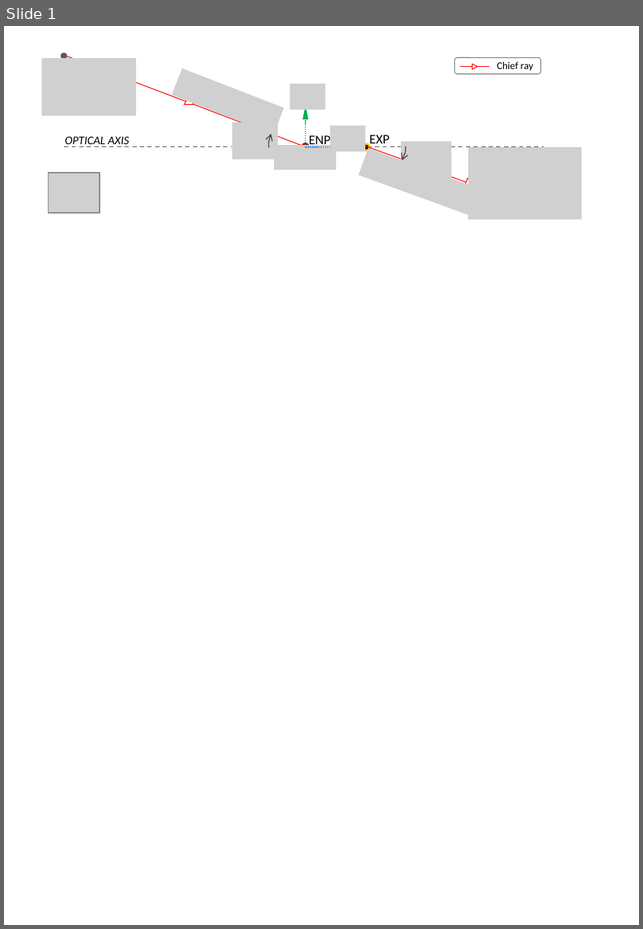
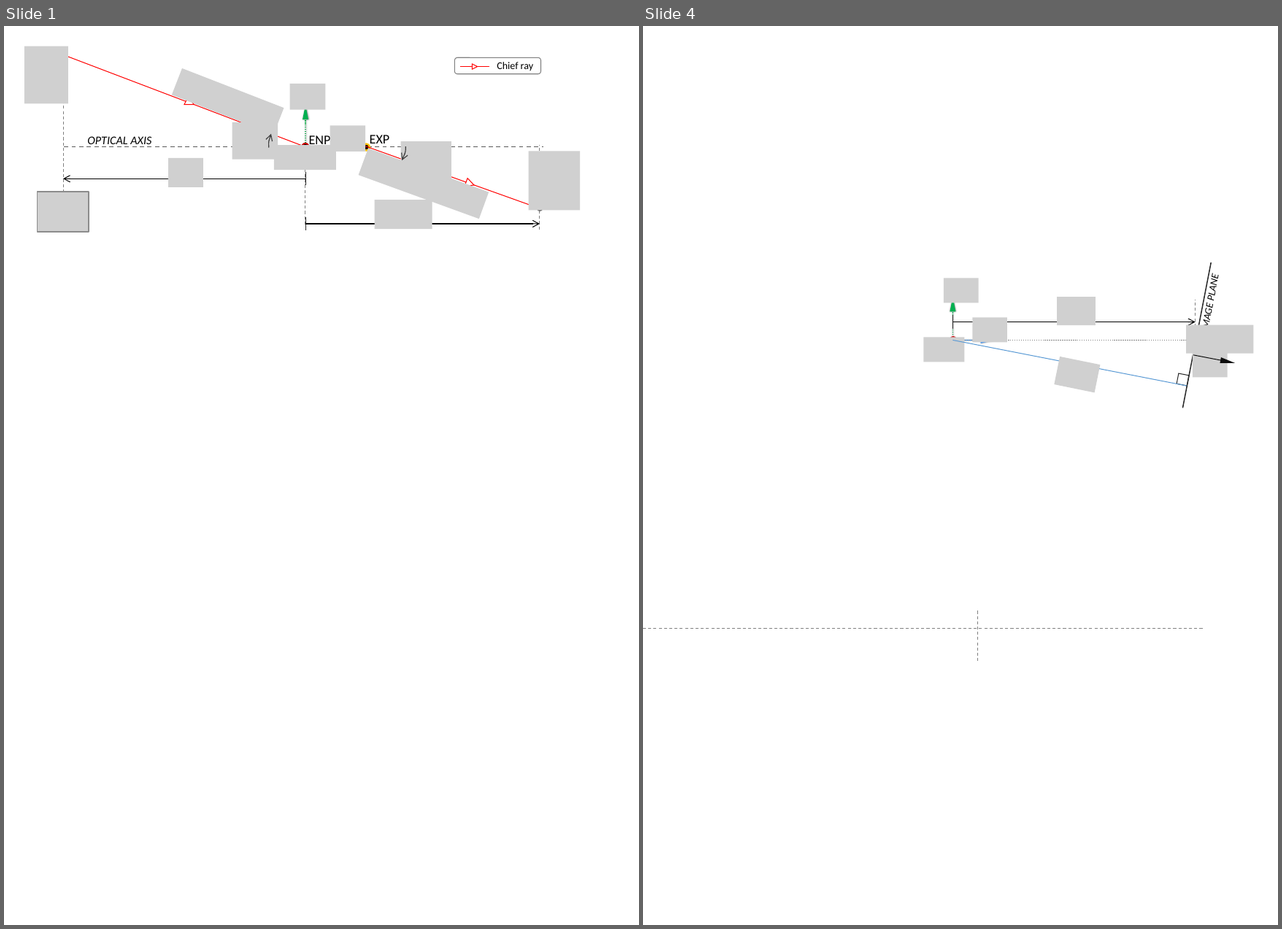
Before and after one commit to indranilsinharoy/phd-artifacts, a slide deck: chapters/chapter03_geometricmodel/figures/figures_PPT.pptx. Shown side by side, each under a label of ours: slide 1 before the commit, slides 1 and 4 after it; the slides between them are not shown. The pictures are 643x929 and 1282x929 pixels, drawn with LibreOffice and Linux fonts; fonts in the diff are those of the drawing; grey boxes stand for pictures. Boxes give left, top, right and bottom in pixels: in the first picture for what was removed or moved away, otherwise in the second. Text is boxed around its words. In the diff, an @@ line names an element or a change of style, - is before the commit and + after.

```diff
--- a/chapters/chapter03_geometricmodel/figures/figures_PPT.pptx
+++ b/chapters/chapter03_geometricmodel/figures/figures_PPT.pptx
@@ slide 4 added at bbox=[643, 26, 1278, 925], background #FFFFFF @@
@@ group added at bbox=[923, 263, 1254, 408]: 7 pictures, 5 lines, 4 arrows, 2 ellipses, 1 rectangle, 1 text @@
+IMAGE PLANE
@@ line added from (977, 661) to (977, 610), #808080 0.5 pt dashed @@
@@ line added from (643, 629) to (1204, 629), #808080 0.5 pt dashed @@
@@ slide 1 changed as well @@
@@ picture removed at bbox=[42, 58, 136, 115] @@
@@ text "OPTICAL AXIS": place and size @@
-text "OPTICAL AXIS" at bbox=[65, 136, 129, 147]
+text "OPTICAL AXIS" at bbox=[87, 136, 151, 147]
@@ picture: place and size @@
-picture at bbox=[469, 148, 582, 219]
+picture at bbox=[529, 151, 581, 210]
@@ picture: place and size @@
-picture at bbox=[49, 173, 100, 214]
+picture at bbox=[37, 191, 89, 231]
@@ group added at bbox=[24, 46, 543, 230]: 5 lines, 3 pictures, 2 arrows, 1 ellipse @@
```
Also in this commit, not shown: 2 other slides changed, 5 other files.
